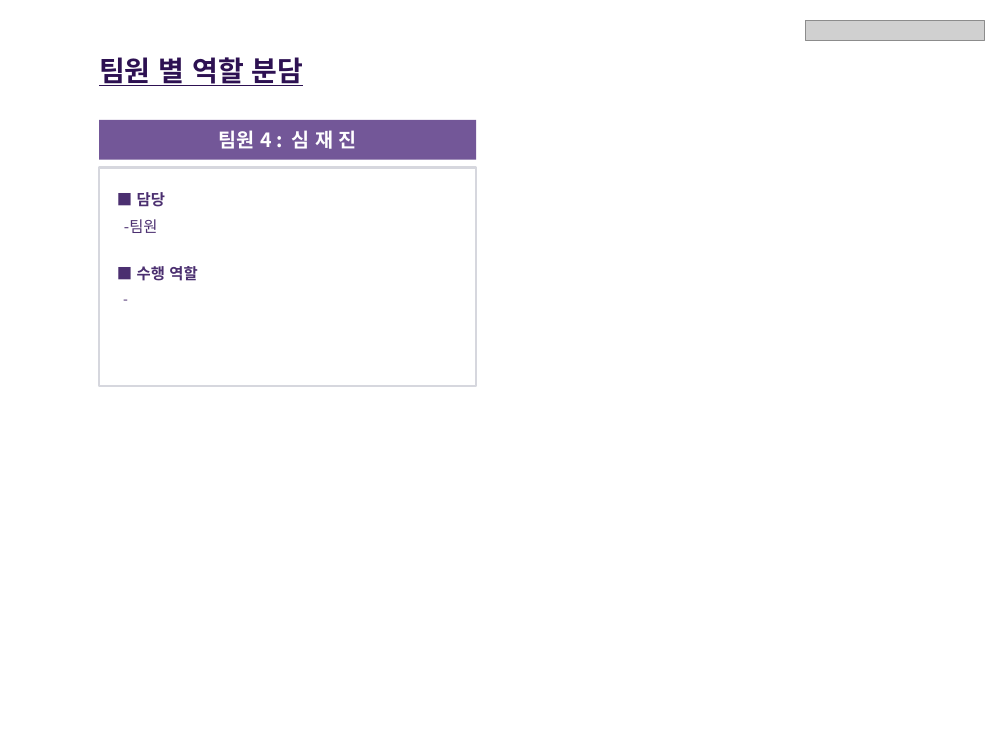
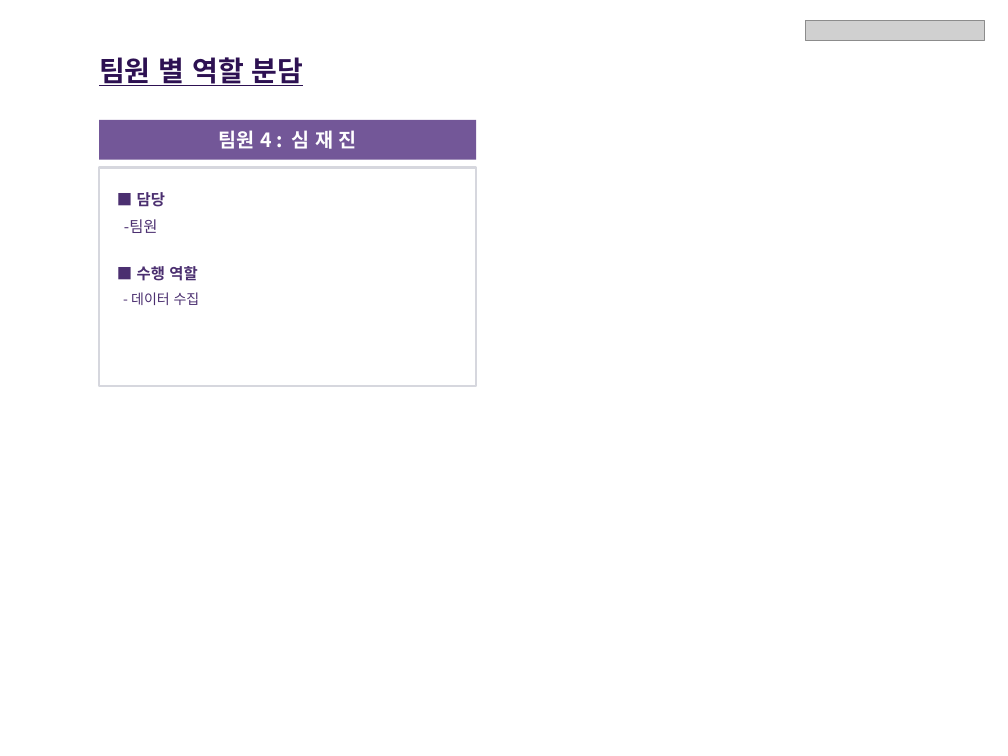
Before and after one commit to jtgoon/BigData_Final_Project, a slide deck: slide 5 of ppt/최종프로젝트 기획안 (4팀).pptx. Drawn at 1008x756 pixels with LibreOffice and Linux fonts; fonts in the diff are those of the drawing; grey boxes stand for pictures. Boxes give left, top, right and bottom in pixels: in the first picture for what was removed or moved away, otherwise in the second. Text is boxed around its words. In the diff, an @@ line names an element or a change of style, - is before the commit and + after.

```diff
--- a/ppt/최종프로젝트 기획안 (4팀).pptx
+++ b/ppt/최종프로젝트 기획안 (4팀).pptx
@@ text at (131,292,200,305): text changed @@
--
+- 데이터 수집
```
Also in this commit, not shown: 3 other slides changed, 2 other files.
